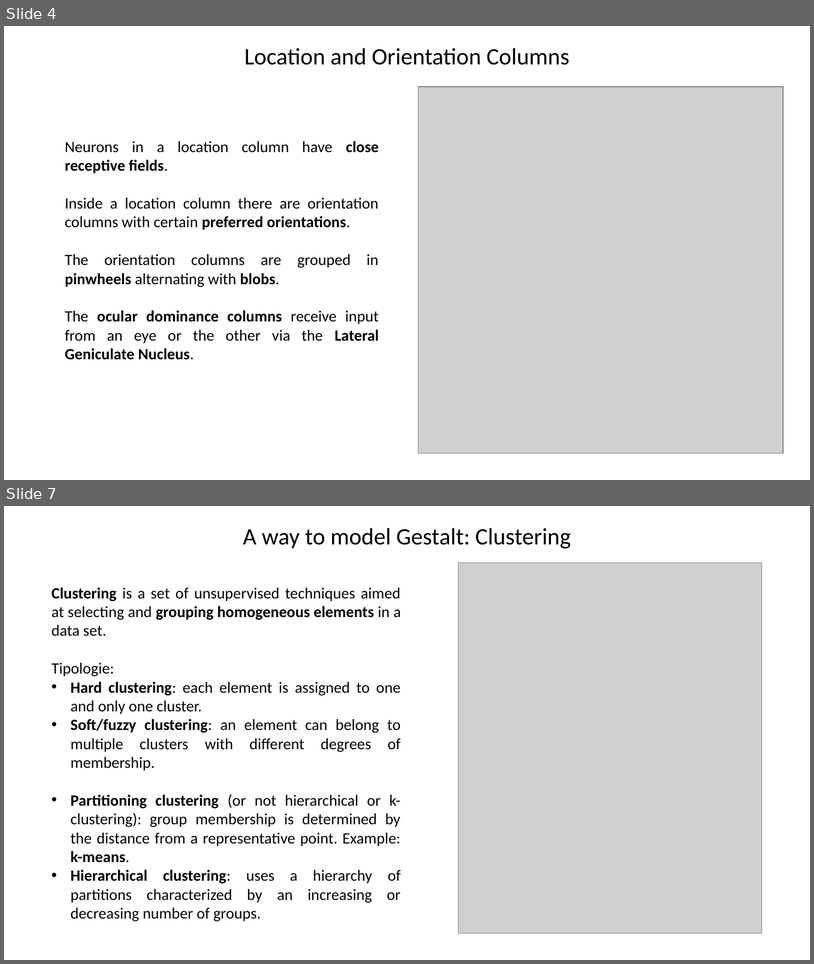
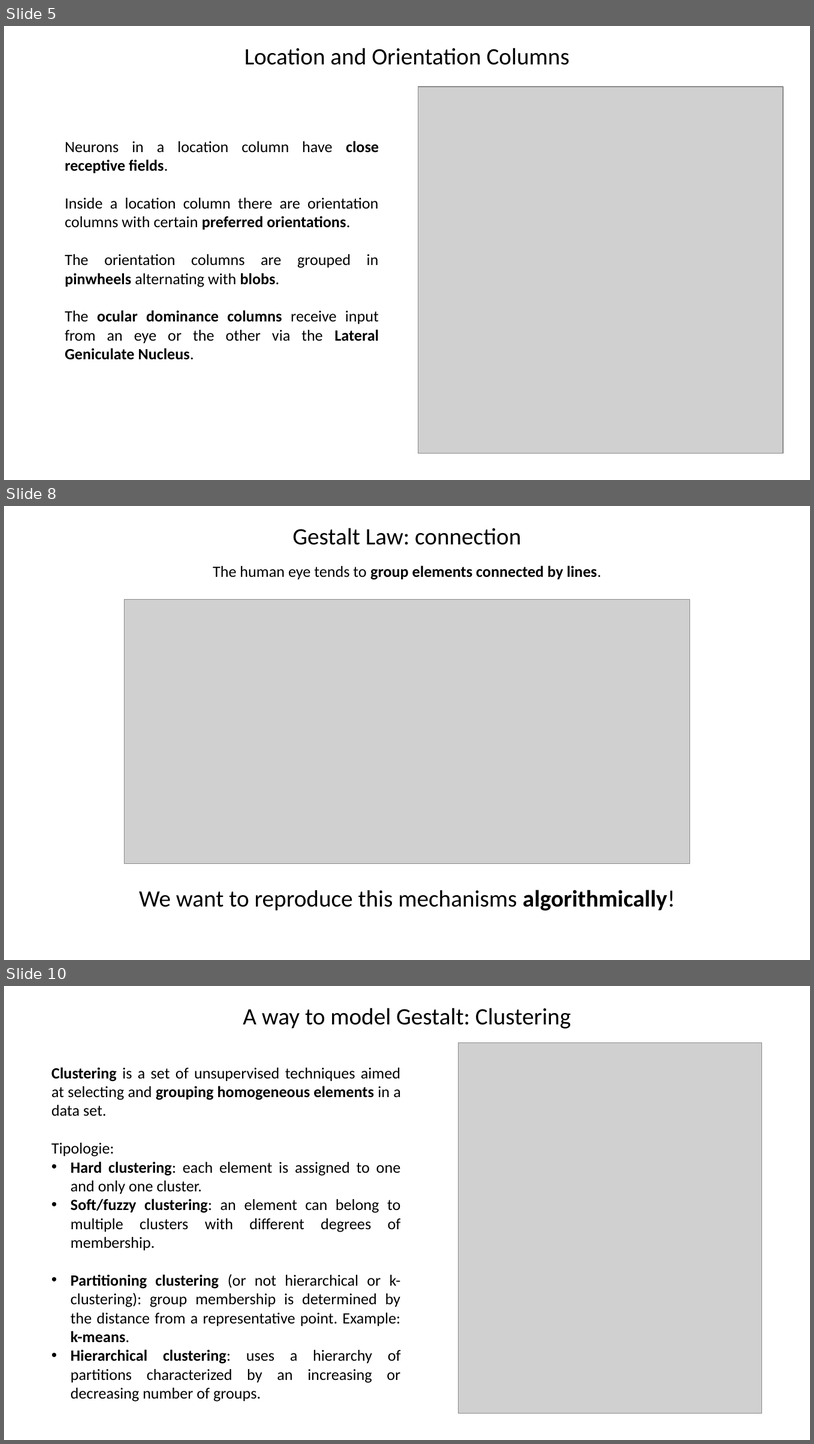
Before and after one commit to Teolul/Dot_Patterns_Perceptual_Grouping_RDG_vs_K-means, a slide deck: presentationENG.pptx. Shown one above the other, each under a label of ours: slides 4 and 7 before the commit, slides 5, 8 and 10 after it; the slides between them are not shown. The pictures are 814x964 and 814x1444 pixels, drawn with LibreOffice and Linux fonts; fonts in the diff are those of the drawing; grey boxes stand for pictures; background and template pictures are left out. Boxes give left, top, right and bottom in pixels: in the first picture for what was removed or moved away, otherwise in the second. Text is boxed around its words. In the diff, an @@ line names an element or a change of style, - is before the commit and + after.

```diff
--- a/presentationENG.pptx
+++ b/presentationENG.pptx
@@ slide 8 added at [4, 506, 810, 960], background picture (left out) @@
@@ text added at [293, 528, 521, 545], 21 pt, text #000000 @@
+Gestalt Law: connection
@@ text added at [213, 565, 602, 580], 14 pt, text #000000, bold @@
+The human eye tends to group elements connected by lines.
@@ picture added at [124, 600, 689, 864] @@
@@ text added at [139, 889, 675, 910], 21 pt, text #000000 @@
+We want to reproduce this mechanisms algorithmically!
@@ what was slide 4 is now slide 5 @@
@@ what was slide 7 is now slide 10 @@
```
Also in this commit, not shown: 6 slides changed, 4 other slides added, 3 other files.
